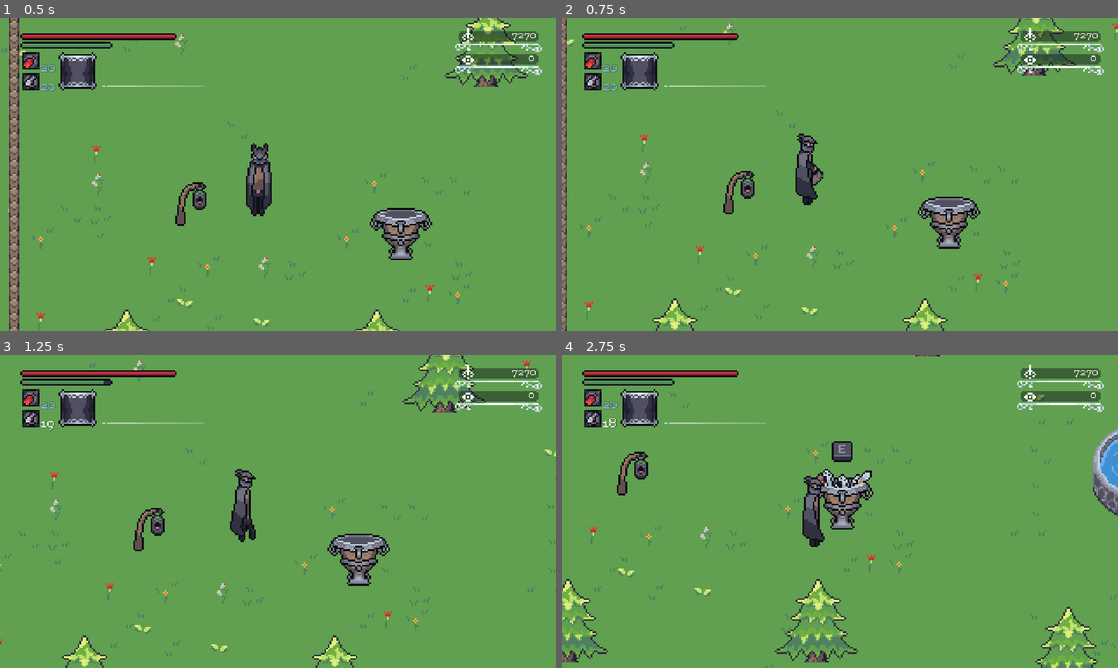
Above: before the commit, frames 1-4 (two rows, left to right).
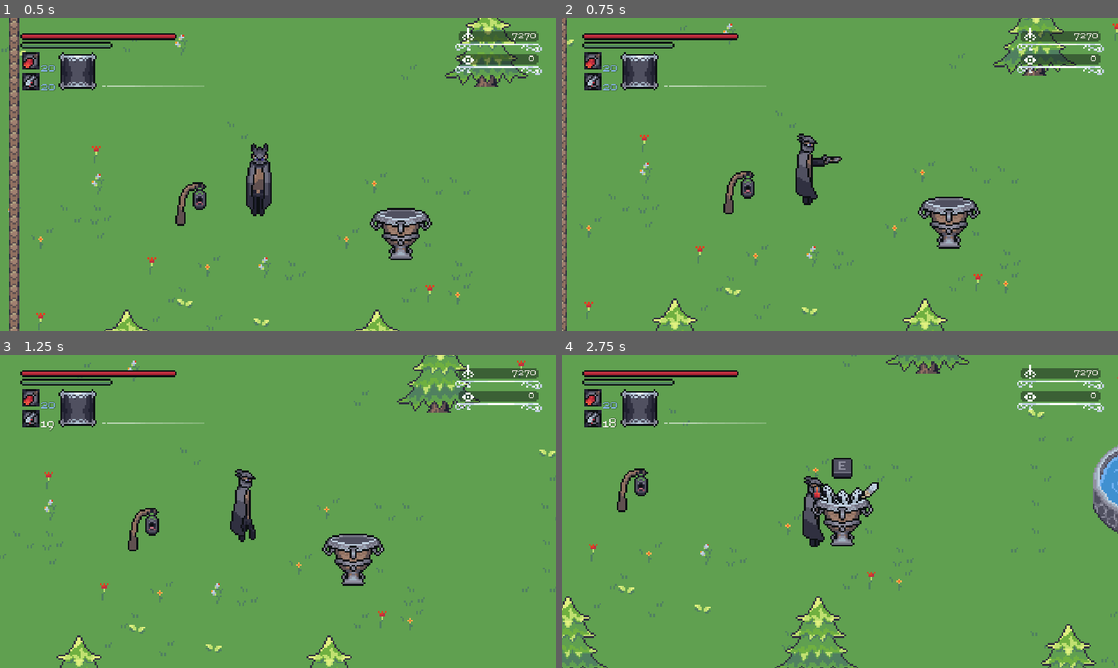
Above: after the commit, the same moments.

Repository: GrimReapTM/Hyper_Blood_Drifter
Game: Godot game, scene res://Scenes/TestScene.tscn
Same seed, same stepped clock (60 frames per second), same inputs: the game is played once before the commit and once after it. This scene is started directly instead of the project's main scene.
Inputs (mouse positions are in pixels of both pictures, inside the frame that each line leads up to):
- Up to frame 1 (0.5 s): no input
- Up to frame 2 (0.75 s): tap Enter at 0.5 s; move the mouse to (962, 158) at 0.52 s; hold D (moveRight) from 0.53 s (still down); hold Right mouse button (attackRanged) from 0.53 s (still down); click (962, 158) at 0.67 s
- Up to frame 3 (1.25 s): keep holding D (moveRight); keep holding Right mouse button (attackRanged); tap F (quick_use) at 0.8 s
- Up to frame 4 (2.75 s): move the mouse to (728, 527) at 1.27 s; release D (moveRight) at 1.28 s; release Right mouse button (attackRanged) at 1.28 s; hold S (moveDown) 1.28-2.03 s; tap F (quick_use) at 1.35, 2.3 s; right-click (728, 527) at 1.55 s; move the mouse to (895, 442) at 2.02 s; hold D (moveRight) from 2.03 s (still down); hold 1 (Q1) from 2.03 s (still down)

Frame 1 is identical in both runs. In frame 2, 0.2% of the frame differs, in the area x 44-51%, y 43-54%; in frame 3, 4.6%; in frame 4, 8.4%, in the area x 0-100%, y 0-100%.
Error in both runs: Invalid call. Nonexistent function 'distance_to' in base 'Nil'. (res://Scenes/entity)

Commit message:
vtipný commit :trollface:

Diff:
--- a/scripts/player.gd
+++ b/scripts/player.gd
@@ -80,6 +80,7 @@
 					attack_melee(global_index)
 			elif event.is_action_pressed("attackRanged"):
 				if not action and g.stamina > 1 and g.bullets > 0 and not paused:
+					action = true
 					global_index = attack_calculation()
 					attack_ranged(global_index)
 			elif event.is_action_pressed("blood_bullet"):
@@ -111,6 +112,7 @@
 					action = false
 			elif event.is_action_pressed("quick_use") and not paused:
 				if g.equiped_slot != null:
+					action = true
 					match g.equiped_slot:
 						"molotov_cocktail":
 							throw_item(molotov, attack_calculation())
@@ -119,53 +121,71 @@
 						"throwing_knife":
 							throw_item(knife, attack_calculation())
 						"beast_pellet":
+							action = true
 							animations.play("consume")
 							sfx.items("use_item")
 							await animations.animation_finished
+							action = false
 							status_effect("beast_pellet", 0, 60)
 							beast_blood_pellet()
 						"hunters_mark":
+							action = true
 							animations.play("consume")
 							sfx.items("use_item")
 							await animations.animation_finished
+							action = false
 							#teleport
 						"bolt_paper":
+							action = true
 							animations.play("paper")
 							sfx.items("bolt_paper")
 							await animations.animation_finished
+							action = false
 							status_effect("bolt_paper", 1, 45)
 							paper("bolt")
 						"coldblood_dew":
+							action = true
 							animations.play("consume")
 							sfx.items("cold_blood_dew")
 							await animations.animation_finished
+							action = false
 							g.b_echoes += 1000
 							g.beChanged.emit()
 						"fire_paper":
+							action = true
 							animations.play("paper")
 							sfx.items("use_item")
 							await animations.animation_finished
+							action = false
 							status_effect("fire_paper", 2, 45)
 							paper("fire")
 						"lantern":
+							action = true
 							animations.play("lantern")
 							await animations.animation_finished
+							action = false
 							#light
 						"iosefka_blood":
+							action = true
 							animations.play("drink")
 							await animations.animation_finished
+							action = false
 							g.hp += 60
 							g.hpChanged.emit()
 						"madmans_knowledge":
+							action = true
 							animations.play("consume")
 							sfx.items("madmans_knowledge")
 							await animations.animation_finished
+							action = false
 							g.insight += 1
 							g.iChanged.emit()
 						"umbilical_cord":
+							action = true
 							animations.play("consume")
 							sfx.items("madmans_knowledge")
 							await animations.animation_finished
+							action = false
 							g.insight += 3
 							g.iChanged.emit()
 					if g.equiped_slot != "lantern":
@@ -319,6 +339,7 @@
 var throw_item_
 
 func throw_item(item, index):
+	action = true
 	throw_item_ = item
 	animations.play("throw_" + attackAnimations[index])
 	sfx.action("throw")
@@ -333,6 +354,7 @@
 	instance.position = position
 	owner.add_child(instance)
 	await animations.animation_finished
+	action = false
 	attacking = false
 	animPlay = false
 
